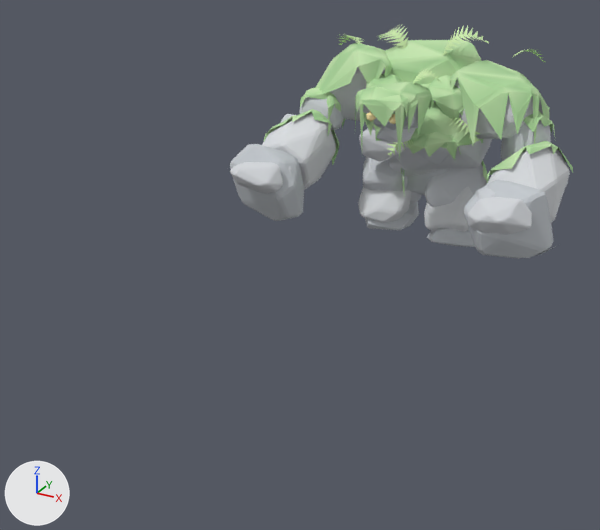
Before and after pictures for a commit that changed the glTF model public/art/moss-golem-3d.glb.
Both versions are drawn from a 50 mm camera at (2.49, -6.8, 3.39) aimed at (-0.25, -1.83, 0.9). Arrows for +X, +Y and +Z are at lower left; the lights stay in place. The picture after the commit comes second. Both versions are drawn at frame 191 of the action 'Root'; the numbers are the values there.

Objects in the first picture: 'ChestRock', 'FistL', 'FistR', 'ForearmL', 'ForearmR', 'HeadRock', 'ShinL', 'ShinR', 'ThighL', 'ThighR', 'UpperArmL', 'UpperArmR' and 3 more.
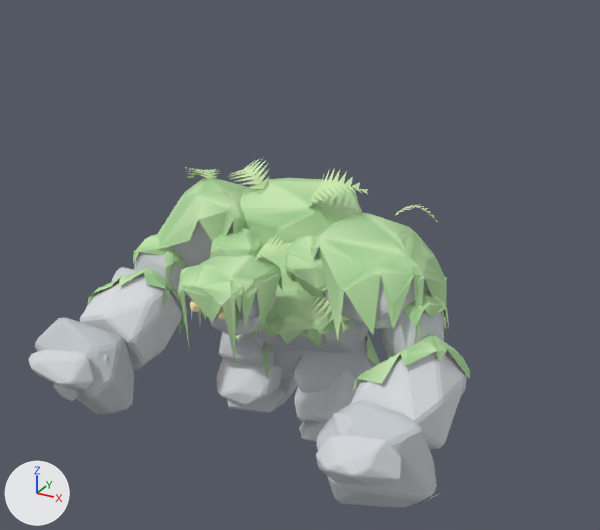
ob_root is not drawn itself; it is the parent of ob_pelvis.

Boxes [x1, y1, x2, y2] around the edits, measured in the pictures (600 x 530 px):
'ChestRock', moved
    before: [359, 24, 492, 197]
    after: [209, 157, 369, 379]
'UpperArmL', moved
    before: [449, 49, 555, 161]
    after: [311, 204, 449, 359]
'FistL', moved
    before: [464, 180, 556, 259]
    after: [316, 401, 443, 507]
'FistR', moved
    before: [230, 144, 304, 221]
    after: [29, 317, 134, 415]
'UpperArmR', moved
    before: [300, 34, 392, 130]
    after: [133, 167, 248, 293]
'ForearmL', moved
    before: [487, 141, 573, 223]
    after: [351, 335, 470, 449]
'HeadRock', moved
    before: [355, 68, 442, 159]
    after: [177, 235, 293, 361]
'ForearmR', moved
    before: [262, 109, 339, 190]
    after: [80, 267, 187, 369]
'ThighL', moved
    before: [425, 160, 489, 207]
    after: [293, 333, 380, 393]
'ShinR', moved
    before: [358, 187, 411, 223]
    after: [216, 358, 281, 405]
'ShinL', moved
    before: [424, 187, 474, 232]
    after: [294, 369, 358, 424]
'ThighR', moved
    before: [363, 157, 421, 204]
    after: [219, 332, 294, 378]
'FootR', moved
    before: [365, 202, 419, 230]
    after: [227, 374, 298, 412]
'FootL', moved
    before: [427, 228, 475, 247]
    after: [299, 421, 326, 442]
'PelvisRock', moved
    before: [406, 169, 450, 195]
    after: [273, 350, 317, 372]
'FingerRock', added (mostly hidden)
    after: [53, 383, 79, 401]

Diff of the bpy script that builds the scene:
```diff
--- a/public/art/moss-golem-3d.glb.py
+++ b/public/art/moss-golem-3d.glb.py
@@ me_fingerrock @@
+me_fingerrock.from_pydata(...)  # 270 vertices, 528 faces; spans x -0.083..0.095, y -0.092..0.092, z -0.39..0.029
+# faces by material slot: [508, 20]
+me_fingerrock.materials.append(mat_stone)
+me_fingerrock.materials.append(mat_eye)
@@ ob_root @@
 ob_root = bpy.data.objects.new('Root', None)
-ob_root.location = (0.0, 0.17, 0.599)
+ob_root.location = (0.0, -2.2, 0.0)
@@ ob_fingerrock @@
+ob_fingerrock = bpy.data.objects.new('FingerRock', me_fingerrock)
+ob_fingerrock.parent = ob_fingerr
+ob_fingerrock.location = (0.0, 0.0, 0.0)
@@ ob_fingerr @@
+ob_fingerr = bpy.data.objects.new('FingerR', None)
+ob_fingerr.parent = ob_wristr
+ob_fingerr.location = (-0.02, -0.22, -0.46)
+ob_fingerr.rotation_euler = (2.618, 0.0, 0.0)  # degrees (150, 0, 0)
```
